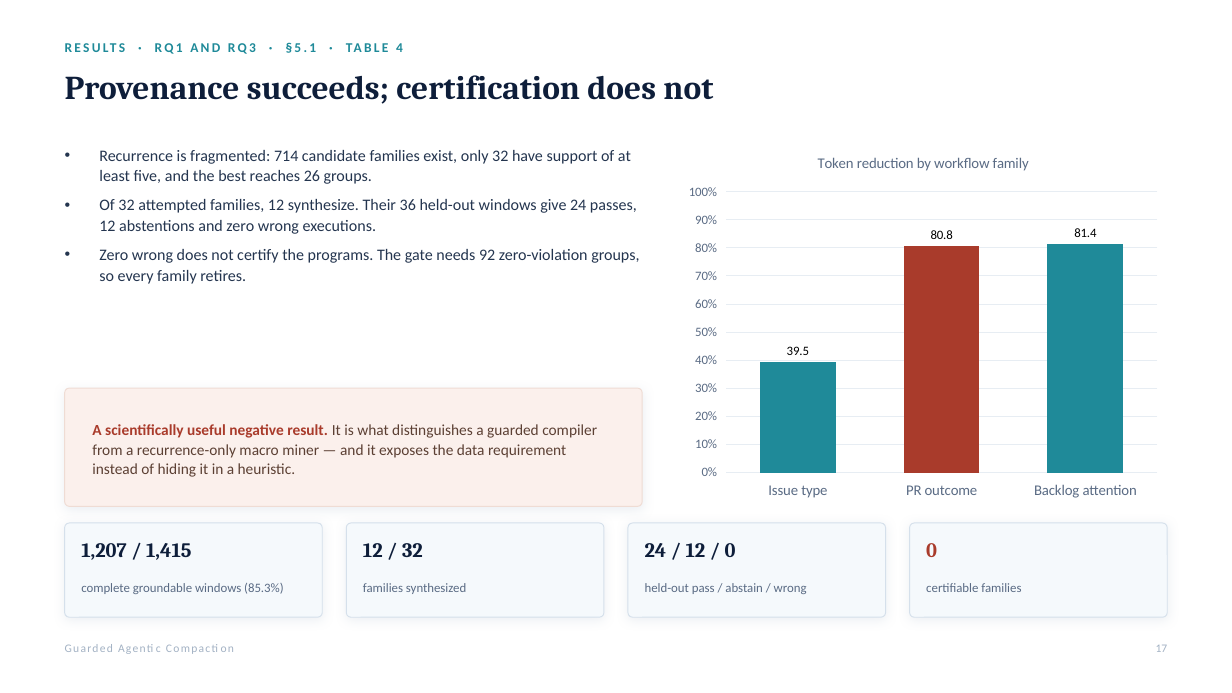
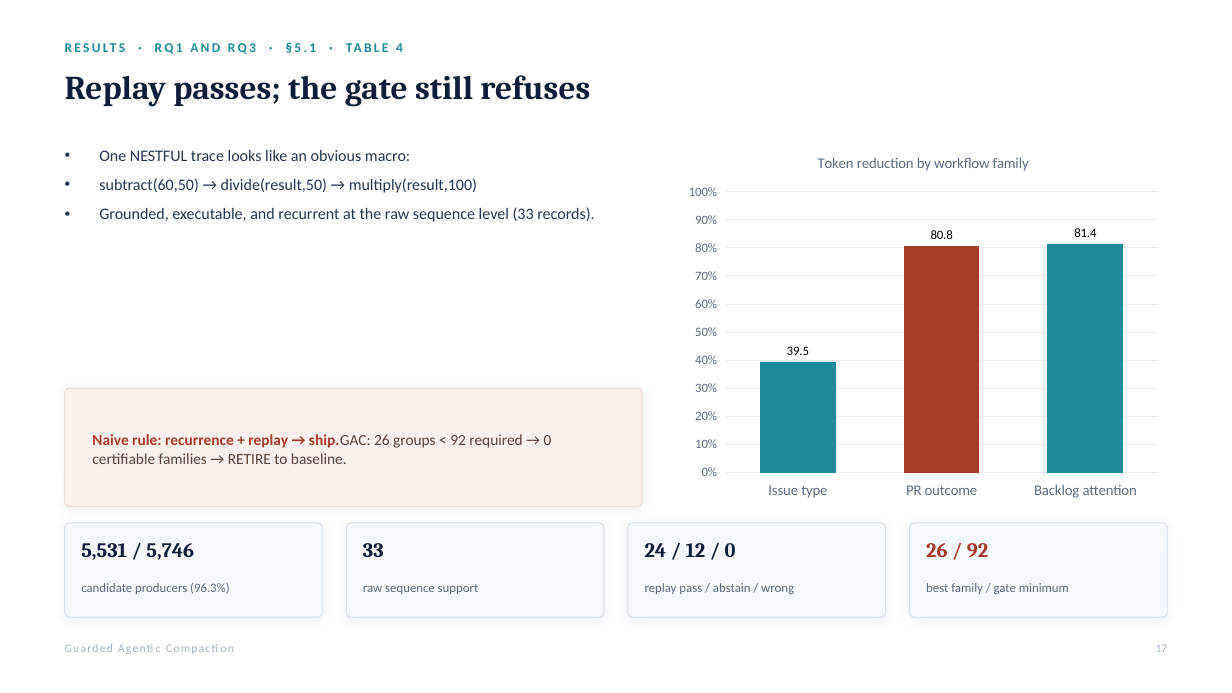
Before and after one commit to rrahimi-uci/guarded-agentic-compaction, a slide deck: slide 17 of paper/slides/compiling-recurrent-agent-workflows-into-guarded-programs-detailed.pptx. Drawn at 1232x693 pixels with LibreOffice and Linux fonts; fonts in the diff are those of the drawing. Boxes give left, top, right and bottom in pixels: in the first picture for what was removed or moved away, otherwise in the second. Text is boxed around its words. In the diff, an @@ line names an element or a change of style, - is before the commit and + after.

Commit message:
docs: add benchmark-grounded GAC aha example

```diff
--- a/paper/slides/compiling-recurrent-agent-workflows-into-guarded-programs-detailed.pptx
+++ b/paper/slides/compiling-recurrent-agent-workflows-into-guarded-programs-detailed.pptx
@@ text at box(65, 75, 590, 107): text changed @@
-Provenance succeeds; certification does not
+Replay passes; the gate still refuses
@@ text at box(99, 150, 594, 222): text changed @@
-• Recurrence is fragmented: 714 candidate families exist, only 32 have support of at least five, and the best reaches 26 groups.
-• Of 32 attempted families, 12 synthesize. Their 36 held-out windows give 24 passes, 12 abstentions and zero wrong executions.
-• Zero wrong does not certify the programs. The gate needs 92 zero-violation groups, so every family retires.
+• One NESTFUL trace looks like an obvious macro:
+• subtract(60,50) → divide(result,50) → multiply(result,100)
+• Grounded, executable, and recurrent at the raw sequence level (33 records).
@@ text at box(92, 434, 552, 464): text changed @@
-A scientifically useful negative result. It is what distinguishes a guarded compiler from a recurrence-only macro miner — and it exposes the data requirement instead of hiding it in a heuristic.
+Naive rule: recurrence + replay → ship.GAC: 26 groups < 92 required → 0 certifiable families → RETIRE to baseline.
@@ text at box(81, 543, 194, 560): text changed @@
-1,207 / 1,415
+5,531 / 5,746
@@ text at box(363, 543, 384, 557): text changed @@
-12 / 32
+33
@@ text at box(926, 543, 988, 557): text changed @@
-0
+26 / 92
@@ text at box(81, 583, 230, 594): text changed @@
-complete groundable windows (85.3%)
+candidate producers (96.3%)
@@ text at box(363, 584, 479, 594): text changed @@
-families synthesized
+raw sequence support
@@ text at box(645, 583, 794, 594): text changed @@
-held-out pass / abstain / wrong
+replay pass / abstain / wrong
@@ text at box(926, 583, 1069, 594): text changed @@
-certifiable families
+best family / gate minimum
```
Also in this commit, not shown: 21 other files.
